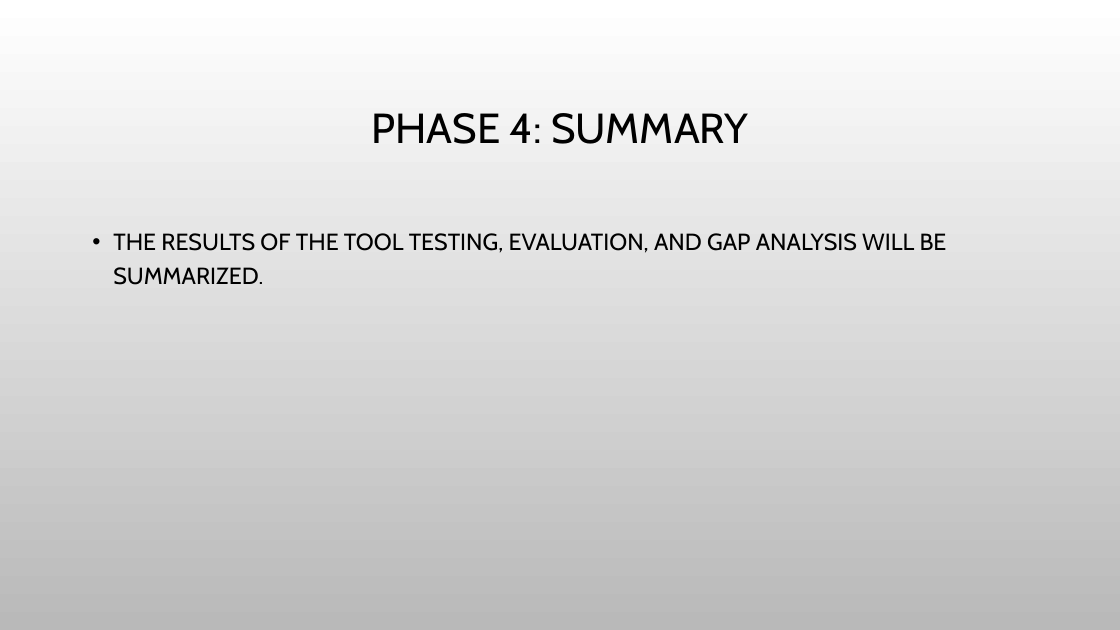
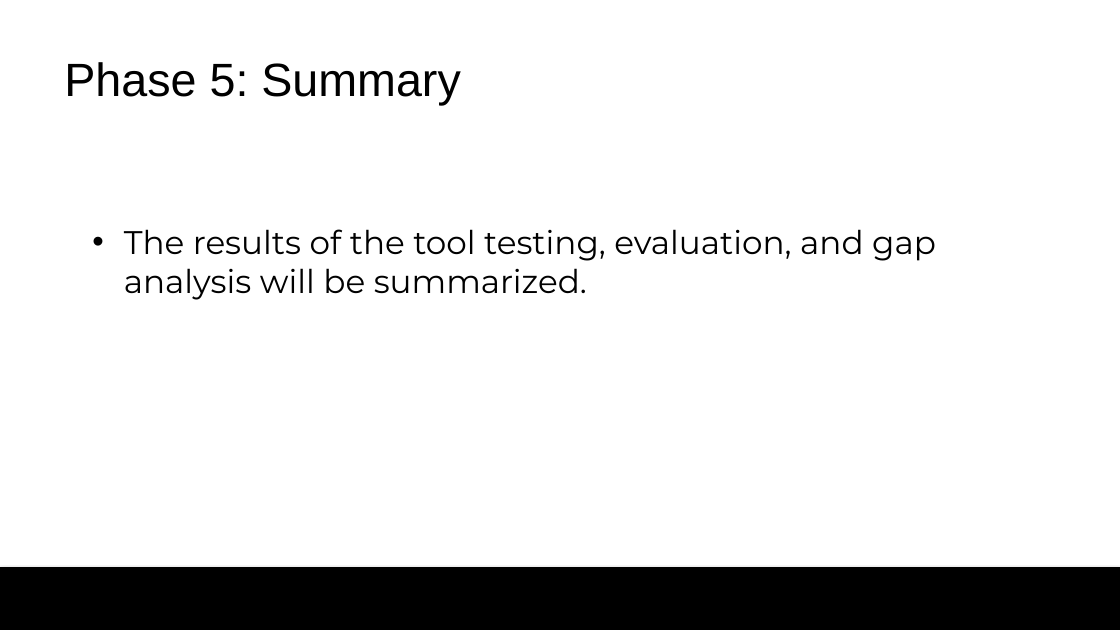
Before and after one commit to colby13king/cs5320-code, a slide deck: slide 12 of LicenseAssetManager/docs/Maintenance/MaintenancePresentation.pptx. Drawn at 1120x630 pixels with LibreOffice and Linux fonts; fonts in the diff are those of the drawing; background and template pictures are left out. Boxes give left, top, right and bottom in pixels: in the first picture for what was removed or moved away, otherwise in the second. Text is boxed around its words. In the diff, an @@ line names an element or a change of style, - is before the commit and + after.

```diff
--- a/LicenseAssetManager/docs/Maintenance/MaintenancePresentation.pptx
+++ b/LicenseAssetManager/docs/Maintenance/MaintenancePresentation.pptx
@@ background picture (left out) to #FFFFFF @@
@@ title at (64, 62, 460, 105): text changed; size 36 to 40 pt; font Cabin to Arial @@
-PHASE 4: SUMMARY
+Phase 5: Summary
@@ text at (124, 229, 936, 300): text changed; size 20 to 28 pt; font Cabin to Montserrat @@
-• THE RESULTS OF THE TOOL TESTING, EVALUATION, AND GAP ANALYSIS WILL BE SUMMARIZED.
+• The results of the tool testing, evaluation, and gap analysis will be summarized.
@@ rectangle added at (0, 567, 1120, 630), fill #000000 @@
```
Also in this commit, not shown: 13 other slides changed, 1 slide added, 1 other file.
